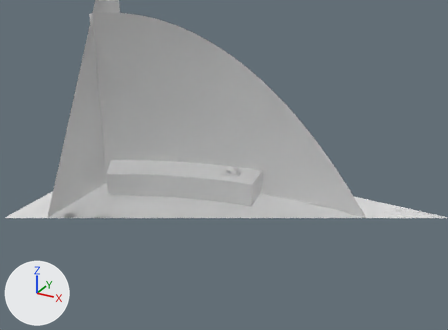
What one commit did to the glTF model public/scene/galleria.glb.
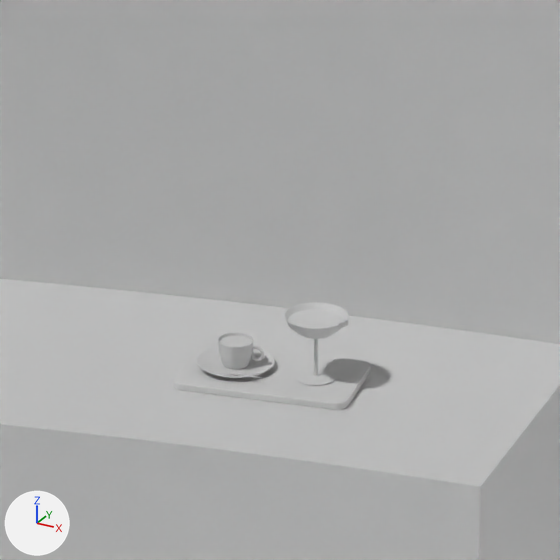
Each version is shown from a 50 mm camera at (3.03, -1.73, 4.72) aimed at (-1.52, 6.54, 0.58), then close up on the part from 45% to 58% of the width and 41% to 58% of the height. The axes (+X, +Y, +Z) are drawn at lower left. The lights are the same throughout. The first two pictures are the older version. Everything nearer to the camera than a plane just in front of the edit is cut away. Where no turn or scale is listed for an object, it has been applied to the vertices. Vertices at exactly the same position are counted once.

Objects in the first close-up: 'G_cafe_gloss', 'G_cafe_matte', 'G_wall_curve', 'G_walls'.
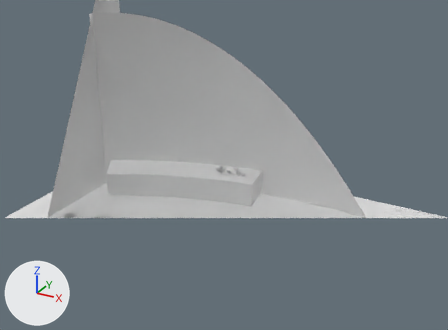
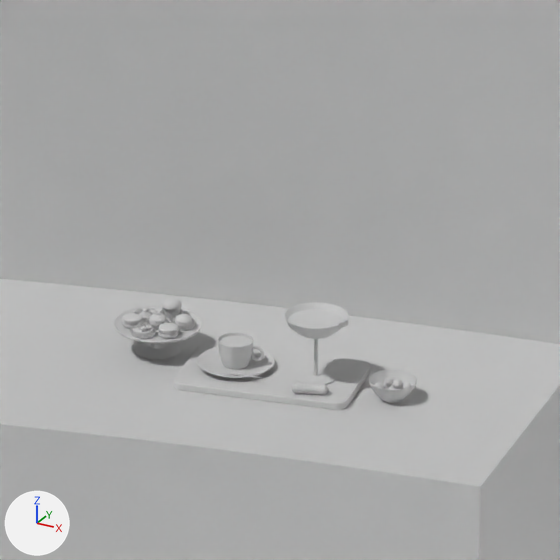
Changed parts and their boxes [x1, y1, x2, y2] in the close-ups (560 x 560 px; the box of a moved part takes in the faces that stretch with it):
'G_cafe_gloss', reshaped, moved, rescaled (97% wider, 27% taller): before [196, 303, 349, 386]; after [114, 297, 417, 403]
'G_cafe_matte', reshaped, moved, rescaled (26% wider, 49% taller): before [173, 342, 371, 410]; after [122, 308, 371, 410]
part 1 of me_g_cafe_matte, moved or reshaped: [181, 342, 371, 400] in both
part 2 of me_g_cafe_matte, added: after [122, 308, 196, 339]
part 3 of me_g_cafe_matte, added: after [291, 382, 328, 395]
part 4 of me_g_cafe_gloss, built on: before [218, 338, 327, 386]; after [114, 298, 417, 403]

Edits to the bpy script that builds the scene:
```text
Change me_g_cafe_matte:
    used by ob_g_cafe_matte; location = (-1.4, 6.562, 0.452); scale = (0.162, 0.162, 0.162)
    remove me_g_cafe_matte.from_pydata(...)  # 401 vertices, 738 faces; spans x -1.0..1.0, y -0.71..0.71, z -0.08..0.08
    add me_g_cafe_matte.from_pydata(...)  # 23183 vertices, 44510 faces; spans x -1.0..1.0, y -0.52..0.52, z -0.16..0.16
    me_g_cafe_matte part 1: the loose piece of 288 vertices spanning x -1.0..1.0, y -0.71..0.71, z -0.08..0.0 is scaled about its middle by 0.734, then moved by (0.27, 0.0, -0.09)
    me_g_cafe_matte part 2: 21989 vertices added at x -1.0..-0.46, y -0.27..0.31, z 0.05..0.16
    me_g_cafe_matte part 3: 793 vertices added at x 0.56..0.83, y -0.29..-0.12, z -0.11..-0.02
    other edits to the shape of me_g_cafe_matte do not show in these pictures
Change me_g_cafe_gloss:
    used by ob_g_cafe_gloss; location = (-1.402, 6.56, 0.51); scale = (0.128, 0.128, 0.128)
    remove me_g_cafe_gloss.from_pydata(...)  # 4953 vertices, 9412 faces; spans x -1.0..1.0, y -0.56..0.56, z -0.45..0.45
    add me_g_cafe_gloss.from_pydata(...)  # 20529 vertices, 39519 faces; spans x -1.0..1.0, y -0.28..0.28, z -0.23..0.23
    me_g_cafe_gloss part 4: 16 vertices moved within x -0.72..0.51, y -0.11..0.23, z -0.22..0.22; 3798 vertices removed from x -0.73..1.0, y -0.28..0.56, z -0.45..0.42; 19330 vertices added at x -1.0..1.0, y -0.28..0.28, z -0.23..0.23
    other edits to the shape of me_g_cafe_gloss do not show in these pictures
    add me_g_cafe_gloss.materials.append(mat_cafe_gloss__gres_smaltato)  # white #e7e7e7
    add me_g_cafe_gloss.materials.append(mat_cafe_gloss__oliva_verde)  # white #e7e7e7
    add me_g_cafe_gloss.materials.append(mat_cafe_gloss__baba_sciroppo)  # white #e7e7e7
    add me_g_cafe_gloss.materials.append(mat_cafe_gloss__chicco_cioccolato)  # white #e7e7e7
    add me_g_cafe_gloss.materials.append(mat_cafe_gloss__fondant_caffe)  # white #e7e7e7
    add me_g_cafe_gloss.materials.append(mat_cafe_gloss__glassa_fondente)  # white #e7e7e7
    add me_g_cafe_gloss.materials.append(mat_cafe_gloss__arancia_candita)  # white #e7e7e7
    add me_g_cafe_gloss.materials.append(mat_cafe_gloss__crema_pasticcera)  # white #e7e7e7
    add me_g_cafe_gloss.materials.append(mat_cafe_gloss__lampone_fresco)  # white #e7e7e7
    add me_g_cafe_gloss.materials.append(mat_cafe_gloss__ciliegia_candita)  # white #e7e7e7
Change ob_g_cafe_matte:
    ob_g_cafe_matte.location: (-1.4, 6.562, 0.452) -> (-1.459, 6.562, 0.474)
    ob_g_cafe_matte.scale: (0.162, 0.162, 0.162) -> (0.22, 0.22, 0.22)
Change ob_g_cafe_gloss:
    ob_g_cafe_gloss.location: (-1.402, 6.56, 0.51) -> (-1.422, 6.565, 0.504)
    ob_g_cafe_gloss.scale: (0.128, 0.128, 0.128) -> (0.274, 0.274, 0.274)
```
